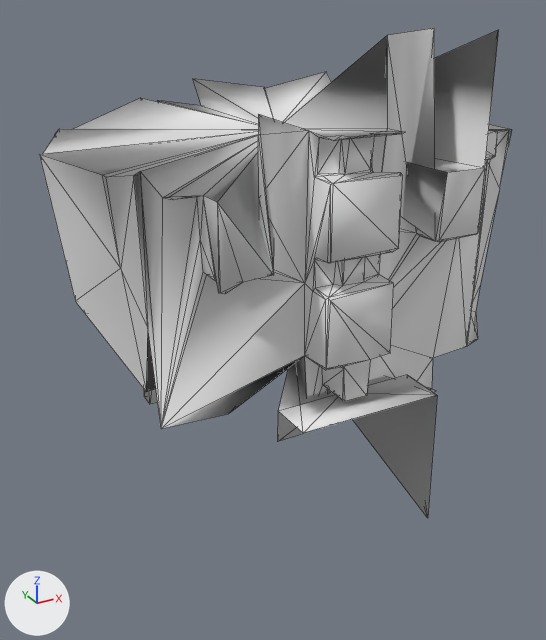
An edit to the OBJ model src/main/resources/assets/kn8/meshes/kikoru/body.obj, drawn before and after from the same camera.
Before and after are seen from a camera (50 mm lens) standing at (-0.235, -0.432, 1.082) and looking at (-0.006, -0.015, 0.873). Every picture has the same lights, and +X, +Y and +Z are marked at lower left. The picture after the commit comes second. Mesh edges are drawn as thin lines. Where no turn or scale is listed for an object, it has been applied to the vertices. Vertices at exactly the same position are counted once.

Objects in the first picture: 'body'.
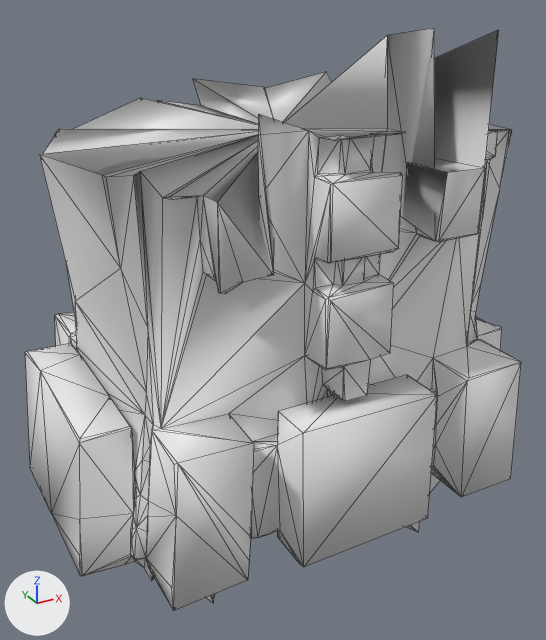
Changed parts and their boxes [x1, y1, x2, y2] in the pictures (546 x 640 px):
'body', reshaped (19% taller)
    before: [39, 28, 512, 518]
    after: [25, 28, 521, 611]
part 1 of me_body, built on
    after: [25, 270, 521, 611]
part 2 of me_body, deleted
    before: [146, 330, 437, 518]

The change, as a list of edits to the scene's bpy script:
```text
Change me_body:
    used by ob_body; location = (0.0, 0.0, 0.0)
    remove me_body.from_pydata(...)  # 369 vertices, 729 faces; spans x -0.135..0.131, y -0.128..0.107, z 0.763..1.062
    add me_body.from_pydata(...)  # 675 vertices, 1340 faces; spans x -0.168..0.157, y -0.128..0.107, z 0.705..1.062
    me_body part 1: 1 vertex removed from x 0.026, y 0.088, z 0.81; 308 vertices added at x -0.168..0.157, y -0.128..0.099, z 0.705..0.867
    me_body part 2: 1 vertex removed from x 0.012, y -0.014, z 0.851
```
